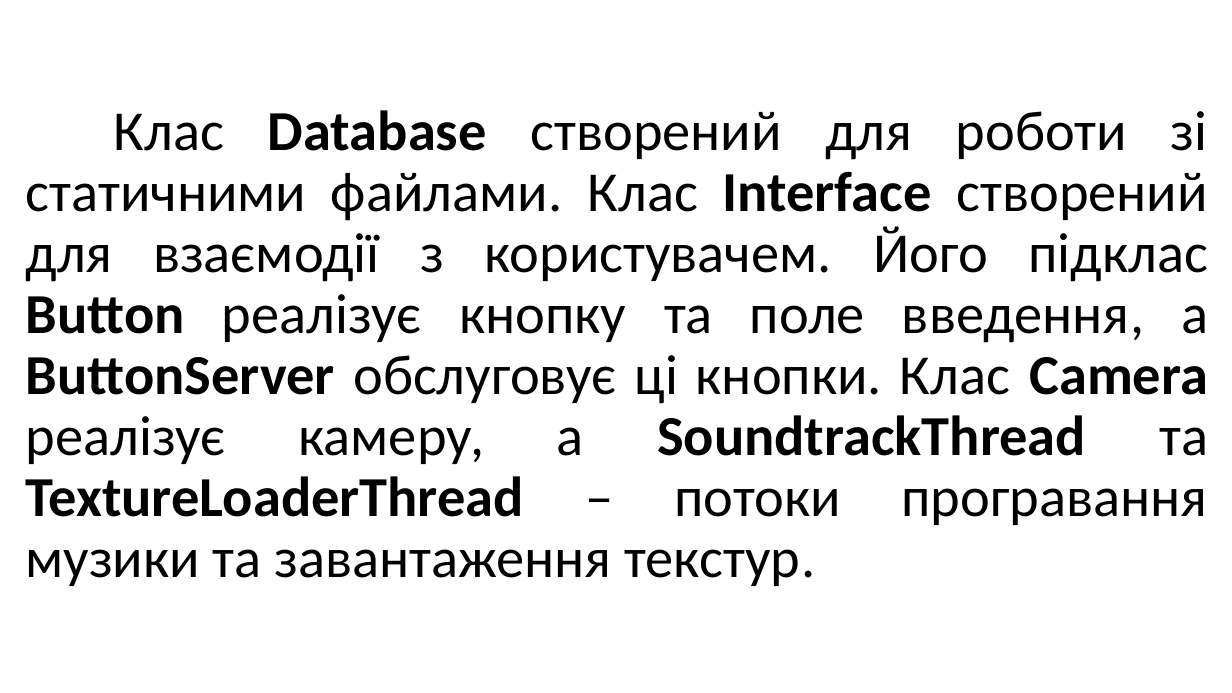
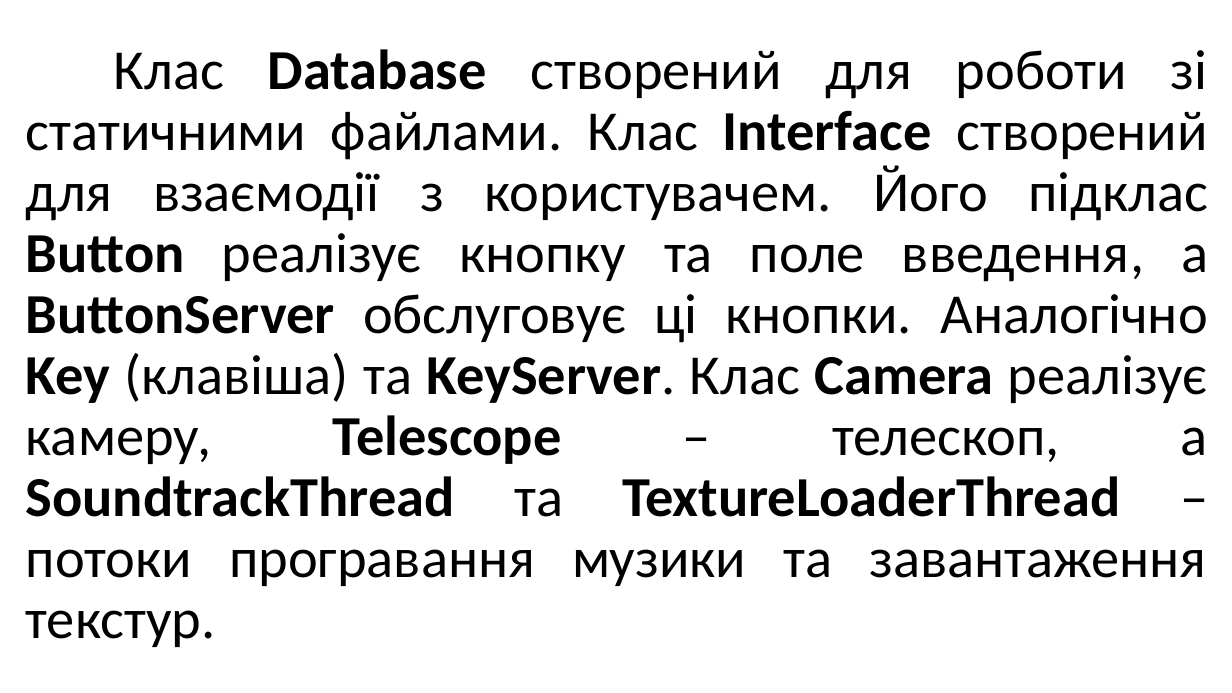
Before and after one commit to maldenol/spacepioneers, a slide deck: slide 9 of documentation/МАНУ2020.pptx. Drawn at 1232x693 pixels with LibreOffice and Linux fonts; fonts in the diff are those of the drawing; background and template pictures are left out. Boxes give left, top, right and bottom in pixels: in the first picture for what was removed or moved away, otherwise in the second. Text is boxed around its words. In the diff, an @@ line names an element or a change of style, - is before the commit and + after.

```diff
--- a/documentation/МАНУ2020.pptx
+++ b/documentation/МАНУ2020.pptx
@@ title at (x1=26, y1=49, x2=1208, y2=647): text changed @@
-Клас Database створений для роботи зі статичними файлами. Клас Interface створений для взаємодії з користувачем. Його підклас Button реалізує кнопку та поле введення, а ButtonServer обслуговує ці кнопки. Клас Camera реалізує камеру, а SoundtrackThread та TextureLoaderThread – потоки програвання музики та завантаження текстур.
+Клас Database створений для роботи зі статичними файлами. Клас Interface створений для взаємодії з користувачем. Його підклас Button реалізує кнопку та поле введення, а ButtonServer обслуговує ці кнопки. Аналогічно Key (клавіша) та KeyServer. Клас Camera реалізує камеру, Telescope – телескоп, а SoundtrackThread та TextureLoaderThread – потоки програвання музики та завантаження текстур.
```
Also in this commit, not shown: 2 other slides changed, 3 other files.
